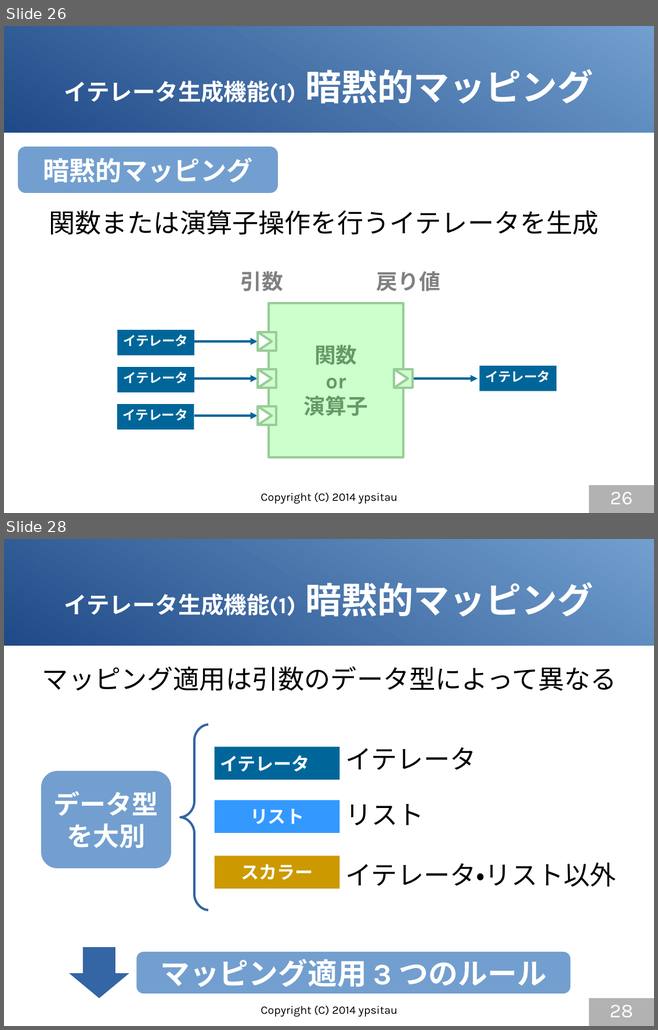
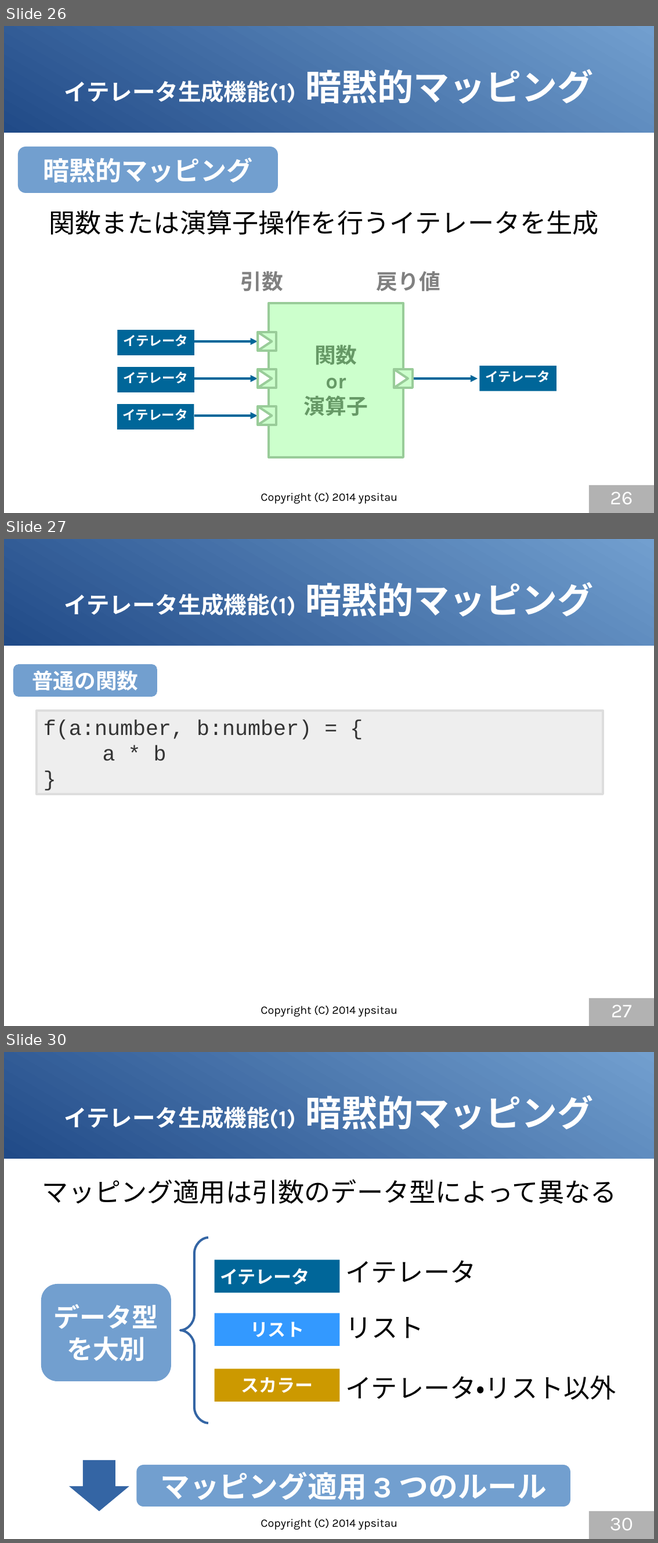
Before and after one commit to gura-lang/gura-doc, a slide deck: presentation/gura-introduction.odp. Shown one above the other, each under a label of ours: slides 26 and 28 before the commit, slides 26, 27 and 30 after it; the slides between them are not shown. The pictures are 658x1030 and 658x1543 pixels, drawn with LibreOffice and Linux fonts; fonts in the diff are those of the drawing. Boxes give left, top, right and bottom in pixels: in the first picture for what was removed or moved away, otherwise in the second. Text is boxed around its words. In the diff, an @@ line names an element or a change of style, - is before the commit and + after.

```diff
--- a/presentation/gura-introduction.odp
+++ b/presentation/gura-introduction.odp
@@ slide 27 added at <box>4,539,654,1026</box>, background #FFFFFF; not listed: 1 template element that a slide beside it also shows @@
@@ title added at <box>64,582,593,617</box>, 28 pt, text #FFFFFF, bold @@
+イテレータ生成機能(1) 暗黙的マッピング
@@ rounded rectangle added at <box>13,664,157,697</box>, fill #729FCF, 26 pt, text #FFFFFF, bold @@
+普通の関数
@@ rectangle added at <box>36,711,603,794</box>, fill #EEEEEE, outline #DDDDDD 2.83 pt, 26 pt, text #333333 @@
+f(a:number, b:number) = {
+a * b
+}
@@ text added at <box>260,1006,397,1017</box>, 14 pt, text #000000 @@
+Copyright (C) 2014 ypsitau
@@ page number added at <box>589,999,654,1026</box>, fill #B2B2B2, 24 pt, text #FFFFFF @@
+27
@@ what was slide 28 is now slide 30 @@
@@ page number at <box>610,1518,633,1530</box>: text changed @@
-28
+30
```
Also in this commit, not shown: 7 slides changed, 2 other slides added.
